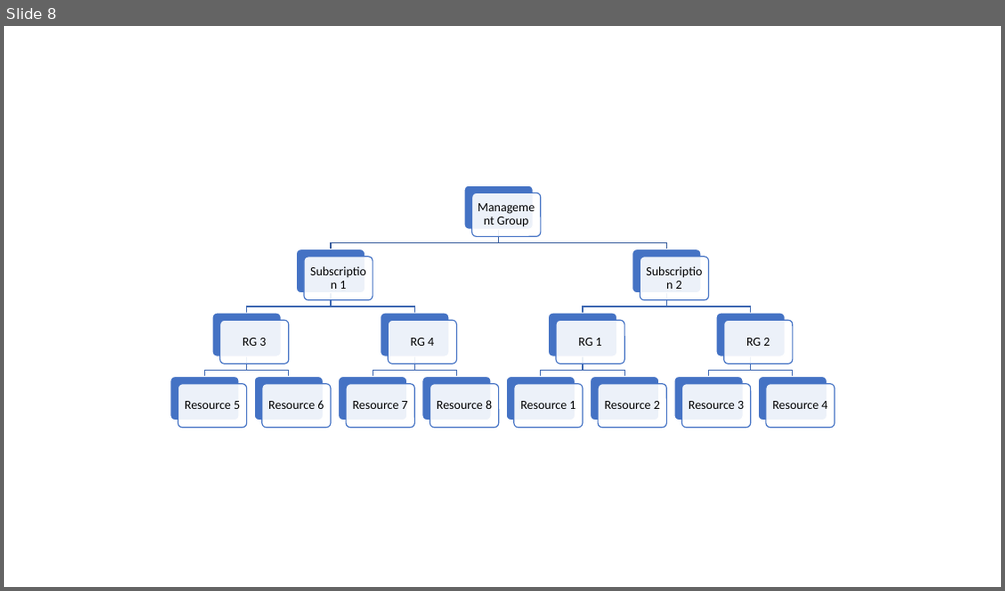
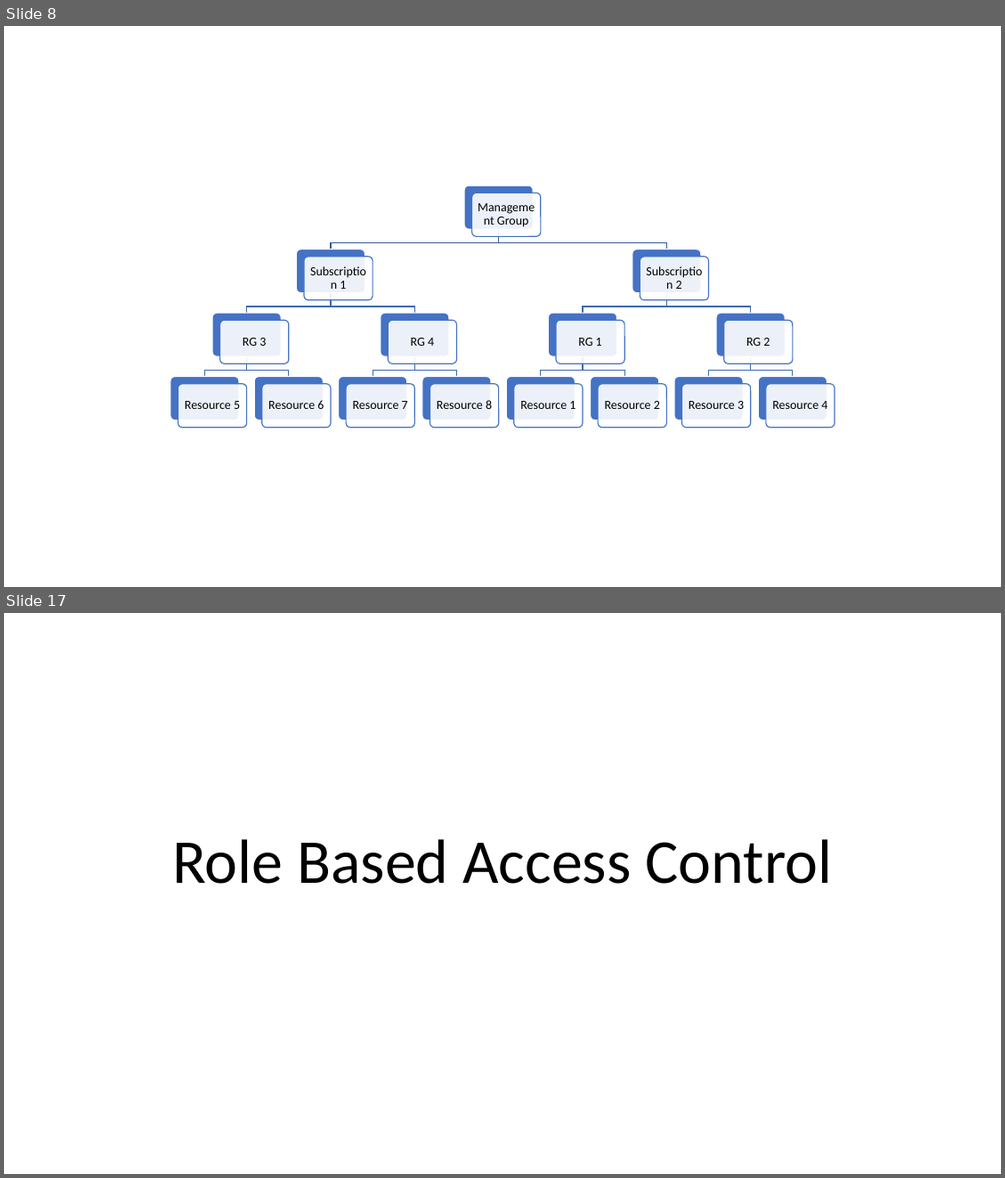
Before and after one commit to ayushrathi15/03June-AZ104, a slide deck: Governance and Compliance.pptx. Shown one above the other, each under a label of ours: slide 8 before the commit, slides 8 and 17 after it; the slides between them are not shown. The pictures are 1005x591 and 1005x1178 pixels, drawn with LibreOffice and Linux fonts; fonts in the diff are those of the drawing. Boxes give left, top, right and bottom in pixels: in the first picture for what was removed or moved away, otherwise in the second. Text is boxed around its words. In the diff, an @@ line names an element or a change of style, - is before the commit and + after.

```diff
--- a/Governance and Compliance.pptx
+++ b/Governance and Compliance.pptx
@@ slide 17 added at [4,613,1001,1174], background #FFFFFF @@
@@ title added at [172,839,832,884], 60 pt, text #000000 @@
+Role Based Access Control
```
Also in this commit, not shown: 16 other slides added.
